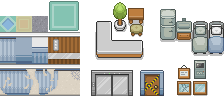
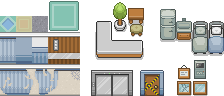
Before/after of a 224 × 96 layered artwork. What changed in the layer stack:
painted on "Rug" over box(49, 1, 79, 31)
painted on "Elevator - Buttons" over box(53, 39, 59, 51)
